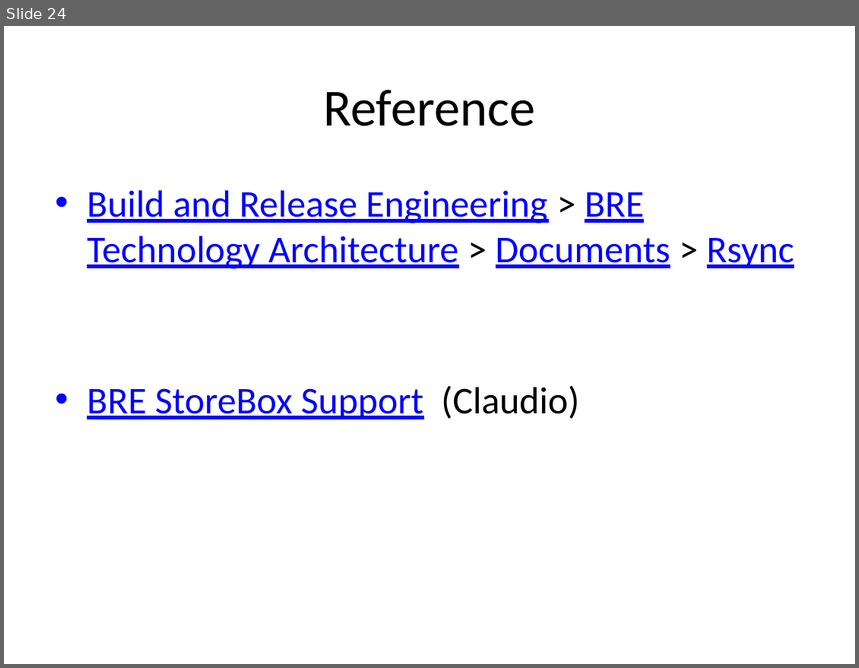
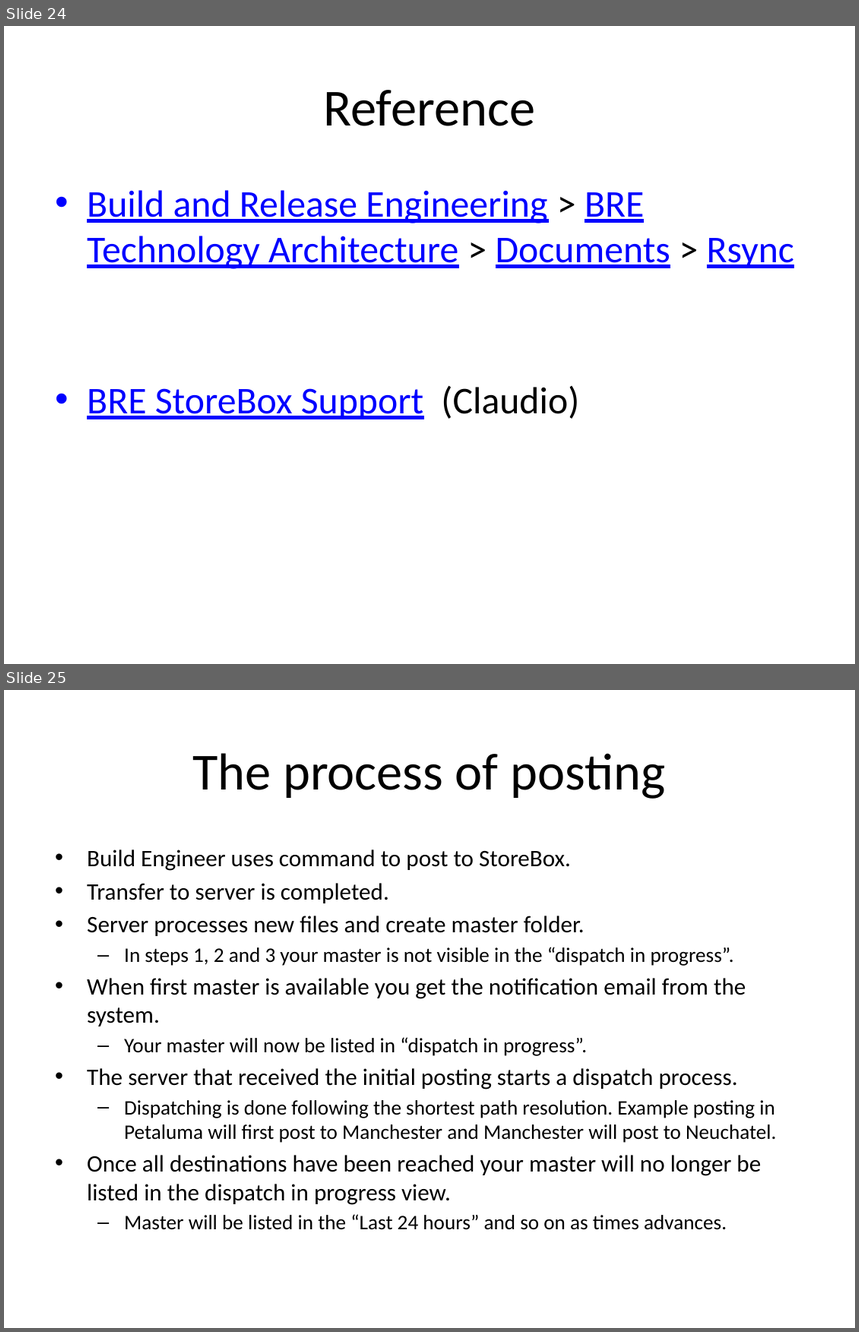
Before and after one commit to conail/buildrelease, a slide deck: Trunk/bredoc/StoreBox-central_storage_and_quick_posting.pptx. Shown one above the other, each under a label of ours: slide 24 before the commit, slides 24 and 25 after it. The pictures are 859x668 and 859x1332 pixels, drawn with LibreOffice and Linux fonts; fonts in the diff are those of the drawing. Boxes give left, top, right and bottom in pixels: in the first picture for what was removed or moved away, otherwise in the second. Text is boxed around its words. In the diff, an @@ line names an element or a change of style, - is before the commit and + after.

Commit message:
change storebox

```diff
--- a/Trunk/bredoc/StoreBox-central_storage_and_quick_posting.pptx
+++ b/Trunk/bredoc/StoreBox-central_storage_and_quick_posting.pptx
@@ slide 25 added at <box>4,690,855,1328</box>, background #FFFFFF @@
@@ title added at <box>192,753,665,799</box>, 44 pt, text #000000 @@
+The process of posting
@@ text added at <box>87,850,776,1230</box>, 20 pt, text #000000 @@
+• Build Engineer uses command to post to StoreBox.
+• Transfer to server is completed.
+• Server processes new files and create master folder.
+  – In steps 1, 2 and 3 your master is not visible in the “dispatch in progress”.
+• When first master is available you get the notification email from the system.
+  – Your master will now be listed in “dispatch in progress”.
+• The server that received the initial posting starts a dispatch process.
+  – Dispatching is done following the shortest path resolution. Example posting in Petaluma will first post to Manchester and Manchester will post to Neuchatel.
+• Once all destinations have been reached your master will no longer be listed in the dispatch in progress view.
+  – Master will be listed in the “Last 24 hours” and so on as times advances.
```
Also in this commit, not shown: 1 slide removed.
